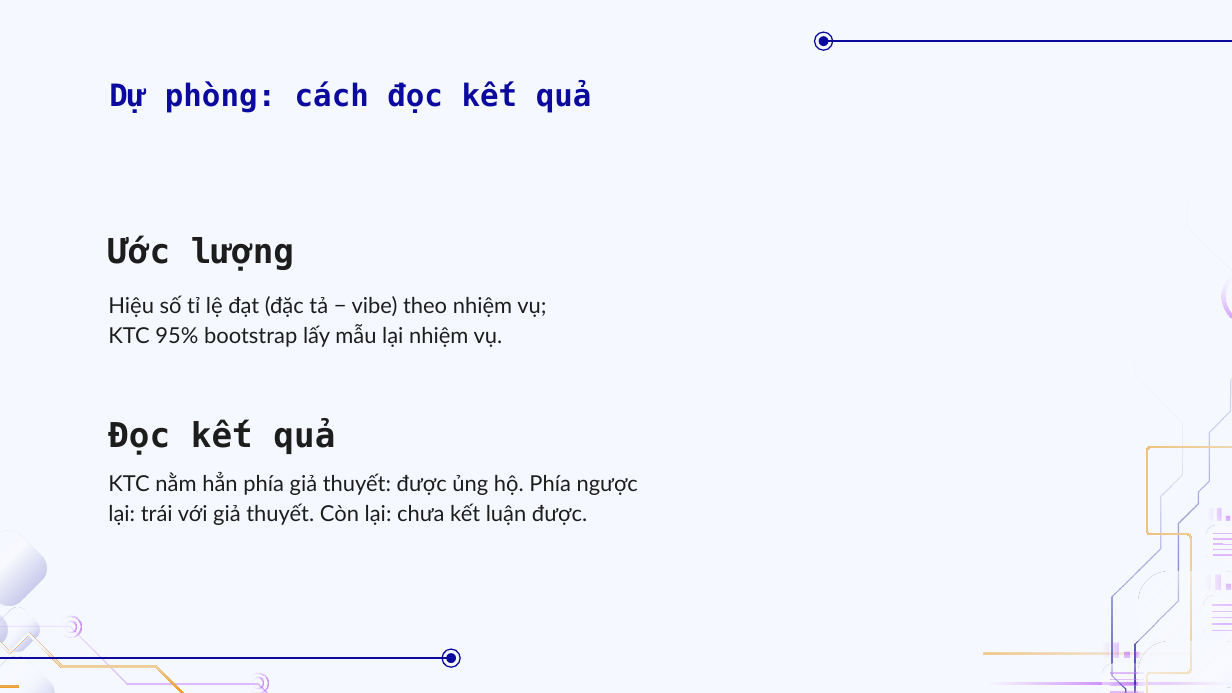
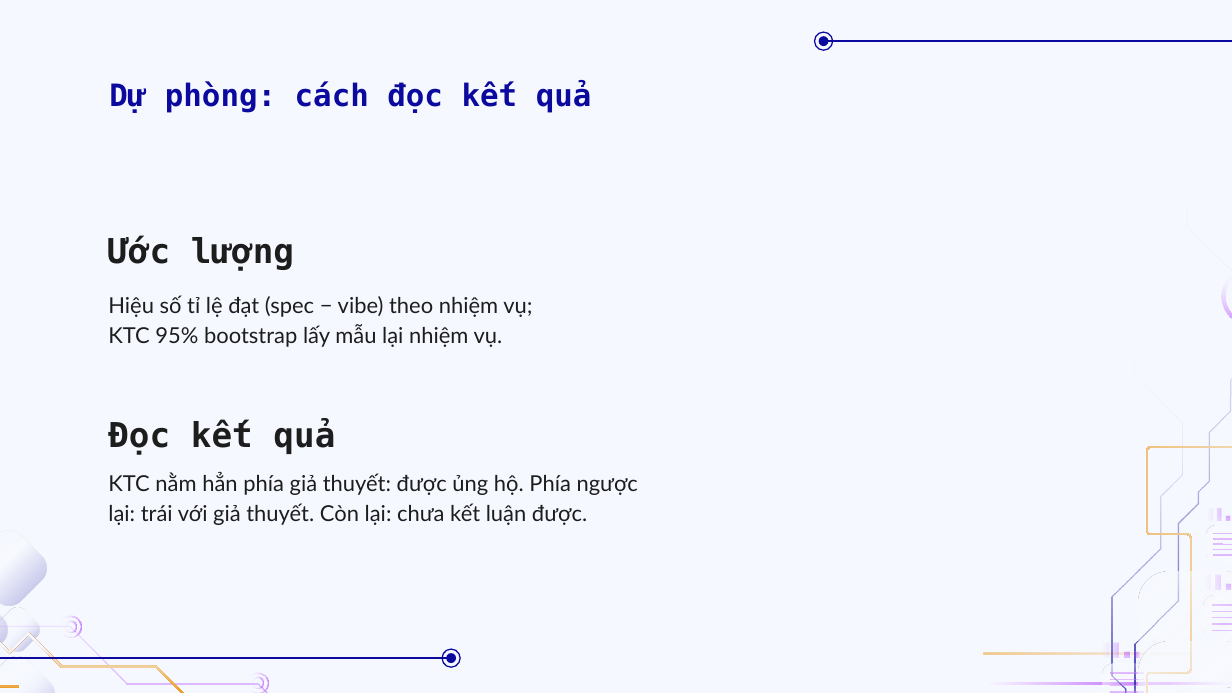
Before and after one commit to doanan293/vipharmind-ai-sdlc-study, a slide deck: slide 29 of docs/presentation/vipharmind-slides.pptx. Drawn at 1232x693 pixels with LibreOffice and Linux fonts; fonts in the diff are those of the drawing; background and template pictures are left out. Boxes give left, top, right and bottom in pixels: in the first picture for what was removed or moved away, otherwise in the second. Text is boxed around its words. In the diff, an @@ line names an element or a change of style, - is before the commit and + after.

```diff
--- a/docs/presentation/vipharmind-slides.pptx
+++ b/docs/presentation/vipharmind-slides.pptx
@@ text at <box>108,295,532,347</box>: text changed @@
-Hiệu số tỉ lệ đạt (đặc tả − vibe) theo nhiệm vụ;
-KTC 95% bootstrap lấy mẫu lại nhiệm vụ.
+Hiệu số tỉ lệ đạt (spec − vibe) theo nhiệm vụ;
+KTC 95% bootstrap lấy mẫu lại nhiệm vụ.
```
Also in this commit, not shown: 15 other slides changed, 3 other files.
